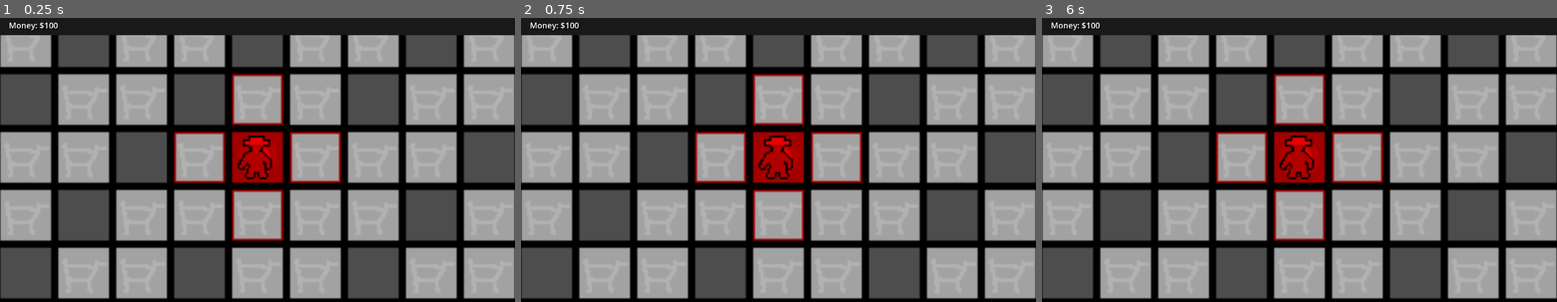
Above: before the commit, frames 1-3 (left to right).
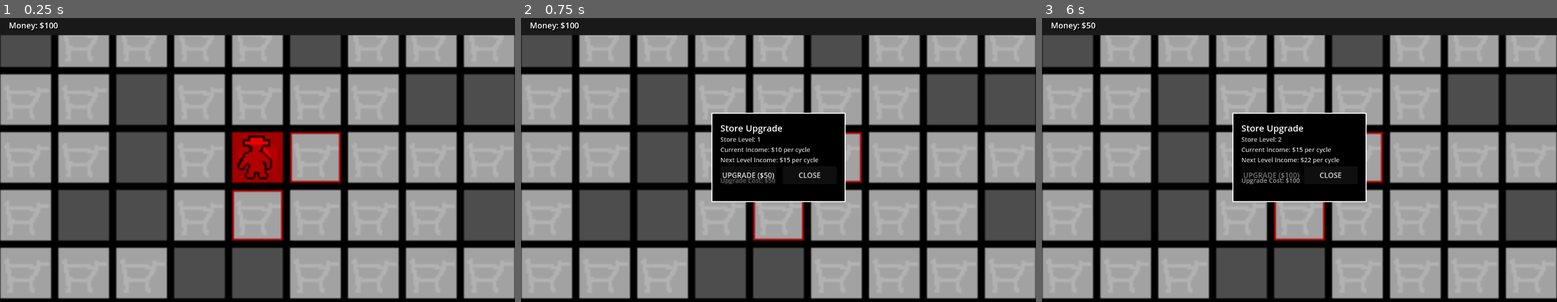
Above: after the commit, the same moments.

Repository: DATADEER/mobsters
Game: Godot game, scene res://Main.tscn
Two runs of this game, one before a commit and one after it. Both use one fixed random seed, a clock stepped at 60 frames per second and the inputs below.
Inputs (mouse positions are in pixels of both pictures, inside the frame that each line leads up to):
- Up to frame 1 (0.25 s): no input
- Up to frame 2 (0.75 s): tap Enter at 0.5 s; move the mouse to (778, 157) at 0.52 s; click (778, 157) at 0.67 s
- Up to frame 3 (6 s): click (1268, 174) at 1.25 s, where only the run after the commit has a clickable "UPGRADE ($50)"; tap Space at 2, 3.5, 5 s; move the mouse to (1196, 171) at 2.02 s; click (1196, 171) at 2.17 s; tap Enter at 2.75, 4.25 s; move the mouse to (1351, 94) at 2.77 s; click (1351, 94) at 2.92 s; move the mouse to (1273, 213) at 3.52 s; click (1273, 213) at 3.67 s; move the mouse to (1454, 199) at 4.27 s; click (1454, 199) at 4.42 s; move the mouse to (1145, 114) at 5.02 s; click (1145, 114) at 5.17 s; move the mouse to (1325, 157) at 5.77 s; click (1325, 157) at 5.92 s

The runs differ from the first frame. In frame 1, 30% of the frame differs, in the area x 0-100%, y 5-99%; in frame 2, 36%; in frame 3, 36%, in the area x 0-100%, y 1-99%.

Commit message:
add debug console
allows to turn off pan and shows coordinates which helps with debugging. also other features

Diff:
--- a/CameraController.gd
+++ b/CameraController.gd
@@ -16,6 +16,9 @@
 var max_zoom: float
 var default_zoom: float
 
+# Edge scrolling toggle
+var edge_scrolling_enabled: bool = true
+
 func _ready():
 	calculate_zoom_levels()
 	zoom = Vector2(default_zoom, default_zoom)
@@ -32,7 +35,8 @@
 	max_zoom = smaller_dimension / (sqrt(MIN_TILES_VISIBLE) * TILE_SIZE)
 
 func _process(delta):
-	handle_edge_scrolling(delta)
+	if edge_scrolling_enabled:
+		handle_edge_scrolling(delta)
 
 func _input(event):
 	if event is InputEventMouseButton:
@@ -118,3 +122,6 @@
 		clamp(target_pos.x, min_x, max_x),
 		clamp(target_pos.y, min_y, max_y)
 	)
+
+func toggle_edge_scrolling():
+	edge_scrolling_enabled = !edge_scrolling_enabled
--- /dev/null
+++ b/DebugConsole.gd
@@ -0,0 +1,143 @@
+extends CanvasLayer
+
+var debug_console: Control
+var console_input: LineEdit
+var console_output: RichTextLabel
+var console_visible: bool = false
+var main_node: Node
+
+func _ready():
+	layer = 100  # High layer to be on top
+	process_mode = Node.PROCESS_MODE_ALWAYS
+	create_debug_console()
+
+	# Wait a frame to ensure Main is ready, then get reference
+	await get_tree().process_frame
+	main_node = get_node("/root/Main")
+
+func _input(event):
+	if event is InputEventKey and event.pressed:
+		if event.keycode == KEY_QUOTELEFT:  # ` key (tilde)
+			toggle_debug_console()
+			get_viewport().set_input_as_handled()
+
+func create_debug_console():
+	debug_console = Control.new()
+	debug_console.set_anchors_and_offsets_preset(Control.PRESET_FULL_RECT)
+	debug_console.visible = false
+	add_child(debug_console)
+
+	# Semi-transparent background
+	var bg = Panel.new()
+	bg.set_anchors_and_offsets_preset(Control.PRESET_FULL_RECT)
+	var bg_style = StyleBoxFlat.new()
+	bg_style.bg_color = Color(0, 0, 0, 0.8)
+	bg.add_theme_stylebox_override("panel", bg_style)
+	debug_console.add_child(bg)
+
+	# Console panel
+	var console_panel = Panel.new()
+	console_panel.size = Vector2(800, 400)
+	console_panel.position = Vector2(50, 50)
+	var panel_style = StyleBoxFlat.new()
+	panel_style.bg_color = Color(0.1, 0.1, 0.1, 0.9)
+	panel_style.border_width_left = 2
+	panel_style.border_width_right = 2
+	panel_style.border_width_top = 2
+	panel_style.border_width_bottom = 2
+	panel_style.border_color = Color.WHITE
+	console_panel.add_theme_stylebox_override("panel", panel_style)
+	debug_console.add_child(console_panel)
+
+	# Title
+	var title = Label.new()
+	title.text = "Debug Console (` to close)"
+	title.position = Vector2(10, 10)
+	title.add_theme_font_size_override("font_size", 16)
+	title.add_theme_color_override("font_color", Color.WHITE)
+	console_panel.add_child(title)
+
+	# Output area
+	console_output = RichTextLabel.new()
+	console_output.position = Vector2(10, 40)
+	console_output.size = Vector2(780, 320)
+	console_output.bbcode_enabled = true
+	console_output.add_theme_color_override("default_color", Color.WHITE)
+	console_output.add_theme_color_override("font_shadow_color", Color.BLACK)
+	console_panel.add_child(console_output)
+
+	# Input field
+	console_input = LineEdit.new()
+	console_input.position = Vector2(10, 370)
+	console_input.size = Vector2(780, 25)
+	console_input.placeholder_text = "Enter debug command..."
+	console_input.text_submitted.connect(_on_console_command_entered)
+	console_panel.add_child(console_input)
+
+	console_log("Debug console initialized. Available commands:")
+	console_log("  help - Show available commands")
+	console_log("  money <amount> - Set money amount")
+	console_log("  coords - Toggle tile coordinates display")
+	console_log("  pan - Toggle camera edge scrolling")
+
+func toggle_debug_console():
+	console_visible = !console_visible
+	debug_console.visible = console_visible
+	if console_visible:
+		console_input.grab_focus()
+
+func console_log(text: String):
+	if console_output:
+		console_output.append_text(text + "\n")
+
+func _on_console_command_entered(command: String):
+	console_log("[color=yellow]> " + command + "[/color]")
+
+	var parts = command.split(" ")
+	var cmd = parts[0].to_lower()
+
+	match cmd:
+		"help":
+			console_log("Available commands:")
+			console_log("  help - Show this help")
+			console_log("  money <amount> - Set money amount")
+			console_log("  coords - Toggle tile coordinates display")
+			console_log("  pan - Toggle camera edge scrolling")
+			console_log("  clear - Clear console output")
+
+		"money":
+			if main_node:
+				if parts.size() > 1:
+					var amount = parts[1].to_int()
+					main_node.money = amount
+					main_node.update_money_display()
+					console_log("Money set to: $" + str(amount))
+				else:
+					console_log("Current money: $" + str(main_node.money))
+
+		"coords":
+			if main_node:
+				main_node.toggle_coordinate_display()
+				console_log("Toggled coordinate display")
+			else:
+				console_log("[color=red]Error: Main node not found[/color]")
+
+		"pan":
+			if main_node:
+				var camera = main_node.get_node("Camera2D")
+				if camera:
+					camera.toggle_edge_scrolling()
+					var status = "enabled" if camera.edge_scrolling_enabled else "disabled"
+					console_log("Camera edge scrolling " + status)
+				else:
+					console_log("[color=red]Error: Camera not found[/color]")
+			else:
+				console_log("[color=red]Error: Main node not found[/color]")
+
+		"clear":
+			console_output.clear()
+
+		_:
+			console_log("[color=red]Unknown command: " + command + "[/color]")
+
+	console_input.clear()
--- a/Main.gd
+++ b/Main.gd
@@ -8,19 +8,33 @@
 
 # Store state constants
 enum StoreState { NEUTRAL, OWNED, CAPTURING }
+
+# Player constants
+enum PlayerID { PLAYER_1, PLAYER_2, PLAYER_3, PLAYER_4 }
+
+# Seed system
+var map_seed: int = 0
+var rng: RandomNumberGenerator
 
 var tilemap: TileMap
 var tile_set: TileSet
 var colored_tiles: Dictionary = {}  # For player-owned tiles
-var player_mobster: Mobster
-var owned_tiles: Array[Vector2i] = []  # Tiles owned by player
+
+# Player system
+var players: Array[Dictionary] = []
+var player_mobsters: Array[Mobster] = []
+var player_mobster: Mobster  # Legacy reference to Player 1's mobster for compatibility
+var player_colors: Array[Color] = [Color.RED, Color.BLUE, Color.GREEN, Color.YELLOW]
+var player_owned_tiles: Dictionary = {}  # PlayerID -> Array[Vector2i]
+var player_money: Dictionary = {}  # PlayerID -> int
+
 var store_states: Dictionary = {}  # Vector2i -> StoreState
 var capturing_stores: Dictionary = {}  # Vector2i -> capture_timer
 var capture_duration: float = 10.0
 var capturable_indicators: Dictionary = {}  # Vector2i -> Sprite2D for visual feedback
 var capture_progress_indicators: Dictionary = {}  # Vector2i -> Sprite2D for capture progress
 
-# Money system
+# Money system (legacy - kept for compatibility, will use player_money)
 var money: int = 100
 var money_per_store_per_cycle: int = 10
 var income_cycle_duration: float = 30.0
@@ -28,7 +42,7 @@
 
 # Store upgrade system
 var store_upgrade_levels: Dictionary = {}  # Vector2i -> int (1-5)
-const MAX_UPGRADE_LEVEL: int = 5
+const MAX_UPGRADE_LEVEL: int  = 5
 const BASE_UPGRADE_COST: int = 50
 var upgrade_cost_multiplier: float = 2.0
 var upgrade_income_multiplier: float = 1.5
@@ -39,13 +53,20 @@
 var upgrade_ui_panel: Control
 var store_upgrade_indicators: Dictionary = {}  # Vector2i -> Label for upgrade level display
 
+# Debug coordinate display
+var coordinate_labels: Dictionary = {}  # Vector2i -> Label for coordinate display
+var coordinates_visible: bool = false
+
+
 func _ready():
+	setup_seed()
+	initialize_players()
 	create_tileset()
 	create_tilemap()
 	create_tile_grid()
 	initialize_store_states()
 	add_colored_tiles()
-	create_player_mobster()
+	create_all_mobsters()
 	center_camera_on_hq()
 	update_capturable_visual_feedback()
 	create_money_ui()
@@ -55,6 +76,34 @@
 	update_capture_progress_visuals()
 	check_capture_interruptions()
 	update_income_timer(delta)
+
+func setup_seed(seed_value: int = 0):
+	if seed_value == 0:
+		map_seed = randi()
+	else:
+		map_seed = seed_value
+
+	rng = RandomNumberGenerator.new()
+	rng.seed = map_seed
+	print("Map seed: ", map_seed)
+
+func initialize_players():
+	# Initialize player data structures
+	for i in range(4):
+		var player_id = PlayerID.values()[i]
+		player_owned_tiles[player_id] = []
+		player_money[player_id] = 100
+
+	# Set Player 1's money to legacy money variable for compatibility
+	money = player_money[PlayerID.PLAYER_1]
+
+func get_hq_positions() -> Array[Vector2i]:
+	return [
+		Vector2i(8, 8),   # Player 1 - top-left quadrant
+		Vector2i(24, 8),  # Player 2 - top-right quadrant
+		Vector2i(8, 24),  # Player 3 - bottom-left quadrant
+		Vector2i(24, 24)  # Player 4 - bottom-right quadrant
+	]
 
 func create_tileset():
 	tile_set = TileSet.new()
@@ -85,35 +134,96 @@
 	add_child(tilemap)
 
 func create_tile_grid():
-	var center_x = GRID_WIDTH / 2.0
-	var center_y = GRID_HEIGHT / 2.0
-
+	var occupied_positions: Dictionary = {}
+	var hq_positions = get_hq_positions()
+
+	# 1. Place 4 HQs in quadrants
+	for i in range(4):
+		var hq_pos = hq_positions[i]
+		tilemap.set_cell(0, hq_pos, TileType.HQ, Vector2i(0, 0))
+		occupied_positions[hq_pos] = true
+
+	# 2. Ensure each HQ has at least 2 adjacent stores
+	for hq_pos in hq_positions:
+		ensure_hq_adjacent_stores(hq_pos, occupied_positions)
+
+	# 3. Fill remaining tiles with procedural generation
+	fill_remaining_tiles_procedurally(occupied_positions)
+
+	# 4. Validate connectivity
+	ensure_store_connectivity()
+
+func ensure_hq_adjacent_stores(hq_pos: Vector2i, occupied_positions: Dictionary):
+	var adjacent_positions = get_orthogonal_neighbors(hq_pos)
+
+	# Place stores at ALL adjacent positions for proper gameplay
+	for adj_pos in adjacent_positions:
+		if is_valid_position(adj_pos) and not occupied_positions.has(adj_pos):
+			tilemap.set_cell(0, adj_pos, TileType.STORE, Vector2i(0, 0))
+			occupied_positions[adj_pos] = true
+
+func fill_remaining_tiles_procedurally(occupied_positions: Dictionary):
 	for x in range(GRID_WIDTH):
 		for y in range(GRID_HEIGHT):
-			var cell_pos = Vector2i(x, y)
-
-			# Determine tile type
-			if x == int(center_x) and y == int(center_y):
-				# HQ tile in center
-				tilemap.set_cell(0, cell_pos, TileType.HQ, Vector2i(0, 0))
-			elif (x == int(center_x) - 1 and y == int(center_y)) or (x == int(center_x) + 1 and y == int(center_y)) or (x == int(center_x) and y == int(center_y) - 1) or (x == int(center_x) and y == int(center_y) + 1):
-				# Store tiles adjacent to HQ
-				tilemap.set_cell(0, cell_pos, TileType.STORE, Vector2i(0, 0))
-			elif (x + y) % 3 == 0:  # Mix in some empty tiles
-				# Empty tiles scattered throughout
-				tilemap.set_cell(0, cell_pos, TileType.EMPTY, Vector2i(0, 0))
-			else:
-				# Store tiles everywhere else
-				tilemap.set_cell(0, cell_pos, TileType.STORE, Vector2i(0, 0))
+			var pos = Vector2i(x, y)
+			if not occupied_positions.has(pos):
+				# 70% stores, 30% empty (seeded)
+				if rng.randf() < 0.7:
+					tilemap.set_cell(0, pos, TileType.STORE, Vector2i(0, 0))
+				else:
+					tilemap.set_cell(0, pos, TileType.EMPTY, Vector2i(0, 0))
+
+func get_orthogonal_neighbors(pos: Vector2i) -> Array[Vector2i]:
+	return [
+		Vector2i(pos.x - 1, pos.y),  # Left
+		Vector2i(pos.x + 1, pos.y),  # Right
+		Vector2i(pos.x, pos.y - 1),  # Up
+		Vector2i(pos.x, pos.y + 1)   # Down
+	]
+
+func is_valid_position(pos: Vector2i) -> bool:
+	return pos.x >= 0 and pos.x < GRID_WIDTH and pos.y >= 0 and pos.y < GRID_HEIGHT
+
+func ensure_store_connectivity():
+	# Validate each store has at least 1 orthogonal neighbor
+	for x in range(GRID_WIDTH):
+		for y in range(GRID_HEIGHT):
+			var pos = Vector2i(x, y)
+			var tile_type = tilemap.get_cell_source_id(0, pos)
+
+			if tile_type == TileType.STORE:
+				var has_neighbor = false
+				for neighbor_pos in get_orthogonal_neighbors(pos):
+					if is_valid_position(neighbor_pos):
+						var neighbor_type = tilemap.get_cell_source_id(0, neighbor_pos)
+						if neighbor_type == TileType.STORE or neighbor_type == TileType.HQ:
+							has_neighbor = true
+							break
+
+				# If isolated, convert a nearby empty tile to store
+				if not has_neighbor:
+					fix_isolated_store(pos)
+
+func fix_isolated_store(store_pos: Vector2i):
+	# Find a nearby empty tile and convert it to store
+	for neighbor_pos in get_orthogonal_neighbors(store_pos):
+		if is_valid_position(neighbor_pos):
+			var neighbor_type = tilemap.get_cell_source_id(0, neighbor_pos)
+			if neighbor_type == TileType.EMPTY:
+				tilemap.set_cell(0, neighbor_pos, TileType.STORE, Vector2i(0, 0))
+				break
 
 func add_colored_tiles():
-	var center_x = GRID_WIDTH / 2.0
-	var center_y = GRID_HEIGHT / 2.0
-
-	# Add red-tinted HQ
-	var hq_pos = Vector2i(int(center_x), int(center_y))
-	create_colored_tile(hq_pos, TileType.HQ, Color.RED)
-	owned_tiles.append(hq_pos)
+	var hq_positions = get_hq_positions()
+
+	# Add colored HQs for all 4 players
+	for i in range(4):
+		var player_id = PlayerID.values()[i]
+		var hq_pos = hq_positions[i]
+		var color = player_colors[i]
+
+		create_colored_tile(hq_pos, TileType.HQ, color)
+		player_owned_tiles[player_id].append(hq_pos)
 
 func create_colored_tile(cell_pos: Vector2i, tile_type: TileType, color: Color):
 	var sprite = Sprite2D.new()
@@ -135,21 +245,37 @@
 	add_child(sprite)
 	colored_tiles[cell_pos] = sprite
 
-func create_player_mobster():
+func create_all_mobsters():
 	var mobster_scene = preload("res://Mobster.tscn")
-	player_mobster = mobster_scene.instantiate()
-	var center_x = GRID_WIDTH / 2.0
-	var center_y = GRID_HEIGHT / 2.0
-	var hq_pos = Vector2i(int(center_x), int(center_y))
-	var hq_world_pos = tilemap.map_to_local(hq_pos)
-
-	player_mobster.tilemap_ref = tilemap
-	player_mobster.set_tile_position(hq_pos, hq_world_pos)
-	player_mobster.set_player_color(Mobster.PlayerColor.RED)
-	player_mobster.mobster_clicked.connect(_on_mobster_clicked)
-	player_mobster.movement_finished.connect(_on_mobster_movement_finished)
-
-	add_child(player_mobster)
+	var hq_positions = get_hq_positions()
+	var mobster_colors = [
+		Mobster.PlayerColor.RED,
+		Mobster.PlayerColor.BLUE,
+		Mobster.PlayerColor.GREEN,
+		Mobster.PlayerColor.YELLOW
+	]
+
+	player_mobsters.resize(4)
+
+	for i in range(4):
+		var mobster = mobster_scene.instantiate()
+		var hq_pos = hq_positions[i]
+		var hq_world_pos = tilemap.map_to_local(hq_pos)
+
+		mobster.tilemap_ref = tilemap
+		mobster.set_tile_position(hq_pos, hq_world_pos)
+		mobster.set_player_color(mobster_colors[i])
+
+		# Only Player 1 (index 0) gets input handling
+		if i == 0:
+			mobster.mobster_clicked.connect(_on_mobster_clicked)
+			mobster.movement_finished.connect(_on_mobster_movement_finished)
+
+		add_child(mobster)
+		player_mobsters[i] = mobster
+
+	# Keep legacy reference to Player 1's mobster for compatibility
+	player_mobster = player_mobsters[0]
 
 func _unhandled_input(event):
 	if event is InputEventMouseButton and event.pressed:
@@ -194,7 +320,7 @@
 	return abs(diff.x) <= 1 and abs(diff.y) <= 1 and (diff.x != 0 or diff.y != 0)
 
 func is_tile_owned(tile_pos: Vector2i) -> bool:
-	return tile_pos in owned_tiles
+	return tile_pos in player_owned_tiles[PlayerID.PLAYER_1]
 
 func _on_mobster_clicked(_mobster: Mobster):
 	print("Mobster clicked!")
@@ -210,9 +336,9 @@
 func center_camera_on_hq():
 	var camera = get_node("Camera2D")
 	if camera:
-		var center_x = GRID_WIDTH / 2.0
-		var center_y = GRID_HEIGHT / 2.0
-		var hq_world_pos = tilemap.map_to_local(Vector2i(int(center_x), int(center_y)))
+		# Center camera on Player 1's HQ
+		var player1_hq_pos = get_hq_positions()[0]  # Player 1's HQ at (8, 8)
+		var hq_world_pos = tilemap.map_to_local(player1_hq_pos)
 
 		# Set up camera bounds before positioning
 		camera.set_tilemap_bounds(GRID_WIDTH, GRID_HEIGHT, tilemap)
@@ -264,7 +390,7 @@
 
 func complete_store_capture(store_pos: Vector2i):
 	store_states[store_pos] = StoreState.OWNED
-	owned_tiles.append(store_pos)
+	player_owned_tiles[PlayerID.PLAYER_1].append(store_pos)
 	create_colored_tile(store_pos, TileType.STORE, Color.RED)
 	store_upgrade_levels[store_pos] = 1  # Initialize with level 1
 	create_upgrade_level_indicator(store_pos, 1)
@@ -289,11 +415,28 @@
 		Vector2i(-1, 0), Vector2i(1, 0)
 	]
 
+	# Only log for tiles around Player 1's HQ (8,8)
+	var player1_hq = Vector2i(8, 8)
+	var is_around_hq = abs(store_pos.x - player1_hq.x) <= 1 and abs(store_pos.y - player1_hq.y) <= 1
+
+	if is_around_hq:
+		print("=== CHECKING ADJACENCY FOR STORE: ", store_pos, " ===")
+		print("Player owned tiles: ", player_owned_tiles[PlayerID.PLAYER_1])
+
 	for direction in directions:
 		var adjacent_pos = store_pos + direction
-		if adjacent_pos in owned_tiles:
+		if is_around_hq:
+			print("  Checking adjacent position: ", adjacent_pos)
+		if adjacent_pos in player_owned_tiles[PlayerID.PLAYER_1]:
+			if is_around_hq:
+				print("    -> FOUND MATCH! Store is adjacent to owned territory")
 			return true
-
+		else:
+			if is_around_hq:
+				print("    -> Not owned")
+
+	if is_around_hq:
+		print("  -> NO ADJACENT OWNED TERRITORY FOUND")
 	return false
 
 func update_capturable_visual_feedback():
@@ -384,6 +527,7 @@
 		if store_states[store_pos] == StoreState.OWNED:
 			owned_stores.append(store_pos)
 	return owned_stores
+
 
 func get_income_per_cycle() -> int:
 	var owned_stores = get_owned_stores()
@@ -595,3 +739,37 @@
 
 	print("Store upgraded to level ", new_level, " at position ", store_pos, " for $", upgrade_cost)
 	return true
+
+func toggle_coordinate_display():
+	coordinates_visible = !coordinates_visible
+
+	if coordinates_visible:
+		create_coordinate_labels()
+	else:
+		clear_coordinate_labels()
+
+func create_coordinate_labels():
+	# Create labels directly in the scene
+	for x in range(GRID_WIDTH):
+		for y in range(GRID_HEIGHT):
+			var pos = Vector2i(x, y)
+			var label = Label.new()
+			label.text = str(pos.x) + "," + str(pos.y)
+			label.add_theme_font_size_override("font_size", 10)
+			label.add_theme_color_override("font_color", Color.CYAN)
+			label.add_theme_color_override("font_shadow_color", Color.BLACK)
+			label.add_theme_constant_override("shadow_offset_x", 1)
+			label.add_theme_constant_override("shadow_offset_y", 1)
+
+			# Position label at tile center in world coordinates
+			var world_pos = tilemap.map_to_local(pos)
+			label.position = world_pos - Vector2(12, 8)  # Offset to center text on tile
+			label.z_index = 100  # High z-index to be on top
+
+			add_child(label)
+			coordinate_labels[pos] = label
+
+func clear_coordinate_labels():
+	for label in coordinate_labels.values():
+		label.queue_free()
+	coordinate_labels.clear()
--- a/Main.tscn
+++ b/Main.tscn
@@ -3,7 +3,7 @@
 [ext_resource type="Script" uid="uid://dr7qq8dvnu1gn" path="res://Main.gd" id="1"]
 [ext_resource type="Script" uid="uid://buyc7mkte0u13" path="res://CameraController.gd" id="2"]
 
-[node name="TileTest" type="Node2D"]
+[node name="Main" type="Node2D"]
 script = ExtResource("1")
 
 [node name="Camera2D" type="Camera2D" parent="."]
--- a/project.godot
+++ b/project.godot
@@ -14,6 +14,10 @@
 run/main_scene="uid://epi2wwd0hkyw"
 config/features=PackedStringArray("4.4", "GL Compatibility")
 config/icon="res://icon.svg"
+
+[autoload]
+
+DebugConsole="*res://DebugConsole.gd"
 
 [input]
 
Not shown, added: DebugConsole.gd.uid
Not shown, added: quality-of-life-improvements.md
